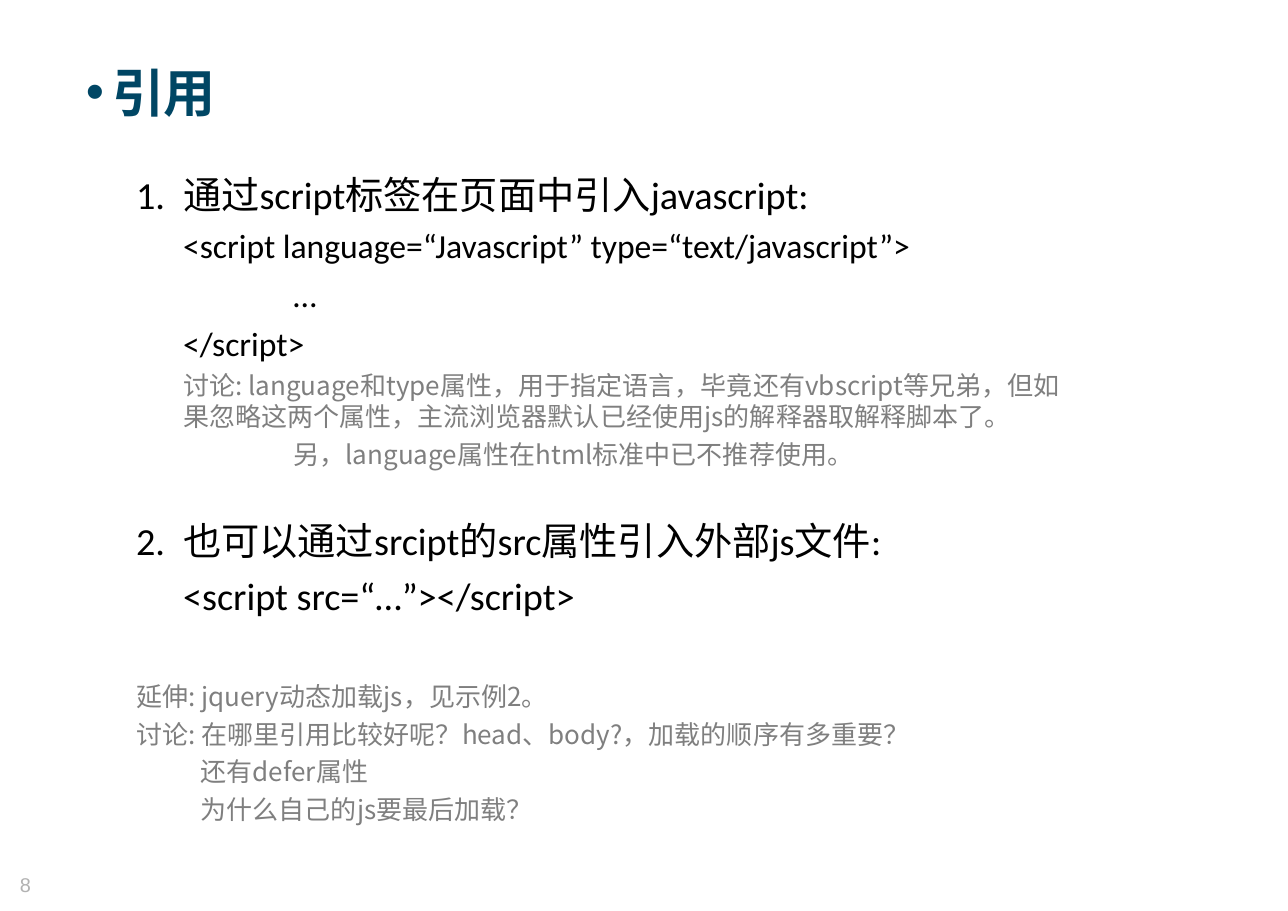
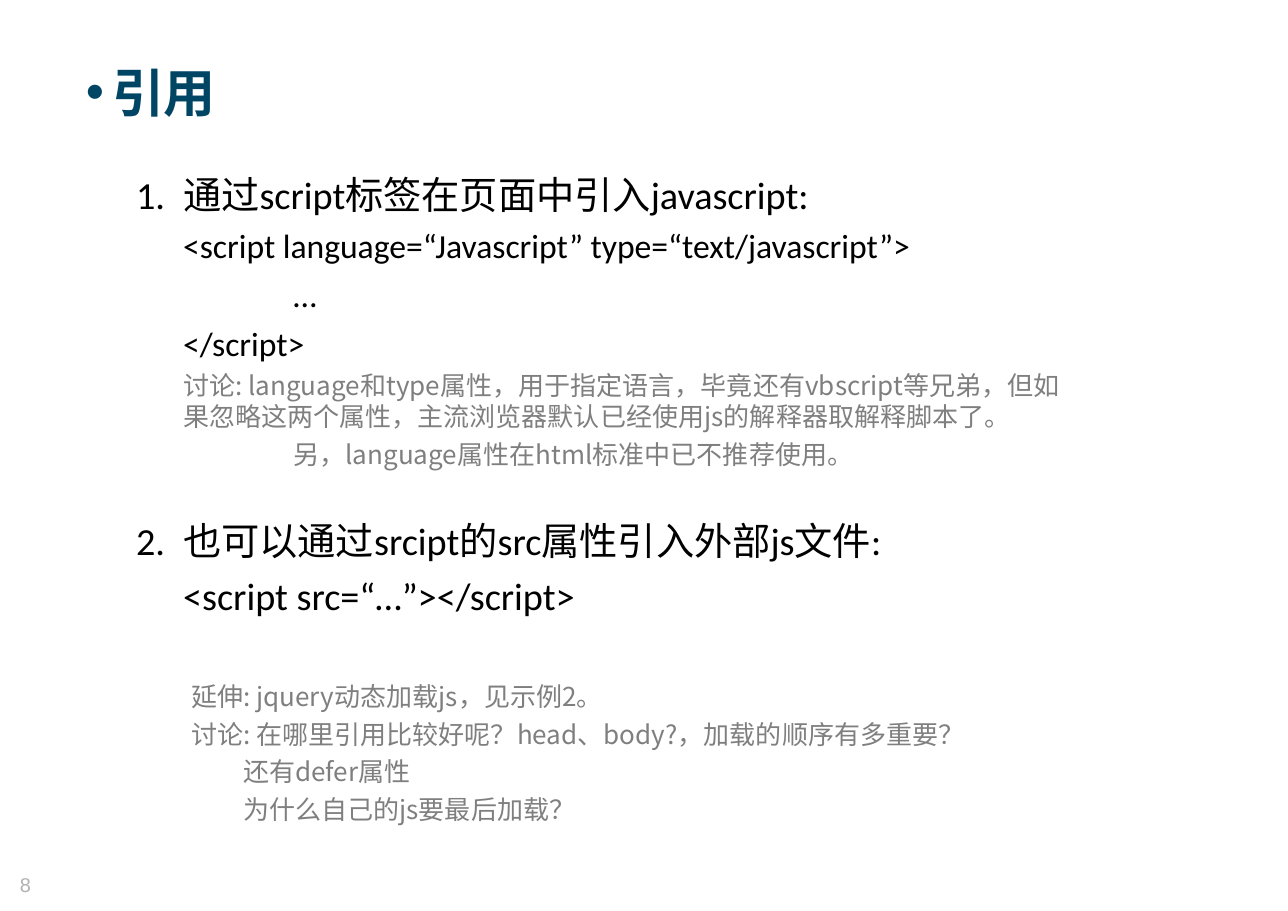
Before and after one commit to Moses824/Train-Javascript-Basic, a slide deck: slide 8 of Train_Javascript_Basic.ppt. Drawn at 1288x911 pixels with LibreOffice and Linux fonts; fonts in the diff are those of the drawing; background and template pictures are left out. Boxes give left, top, right and bottom in pixels: in the first picture for what was removed or moved away, otherwise in the second. Text is boxed around its words. In the diff, an @@ line names an element or a change of style, - is before the commit and + after.

```diff
--- a/Train_Javascript_Basic.ppt
+++ b/Train_Javascript_Basic.ppt
@@ text at [191, 684, 964, 825]: list level 1 to 2 in "延伸: jquery动态加载js，见示例2。"; list level 1 to 2 in "讨论: 在哪里引用比较好呢？head、body?，加载的顺序有多重要？"; list level 1 to 2 in "还有defer属性"; list level 1 to 2 in "为什么自己的js要最后加载？" @@
```
Also in this commit, not shown: 2 other slides changed, 7 slides added, 3 slides removed, 2 other files.
